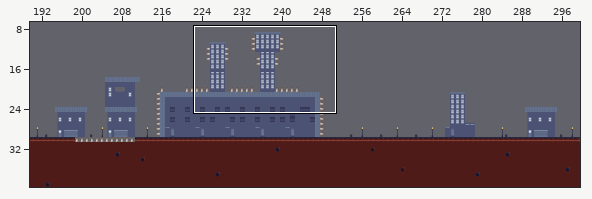
Tiled map, stored at Output/Assets/maps/Ciudad_3.tmx. The picture above shows the old version from afar; the outline marks the close-up.
Close-up. Before the commit:
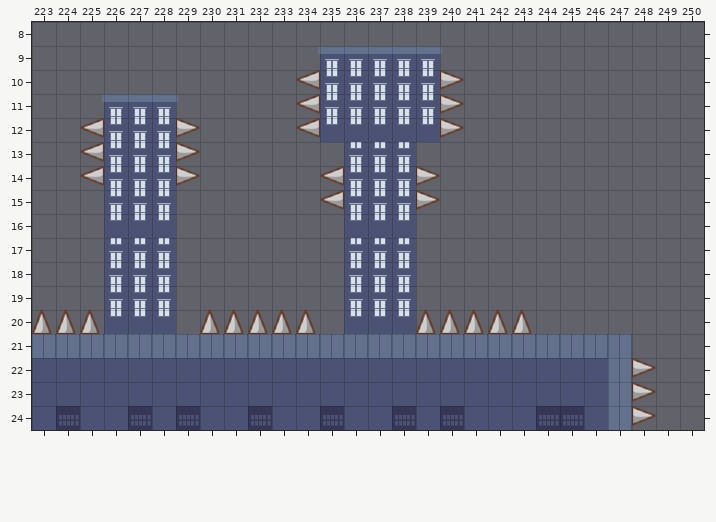
Cells are 32x32 px. Shown: x 223..250, y 8..24. The commit also changed other parts of the map, which this record leaves out.
Now the later version:
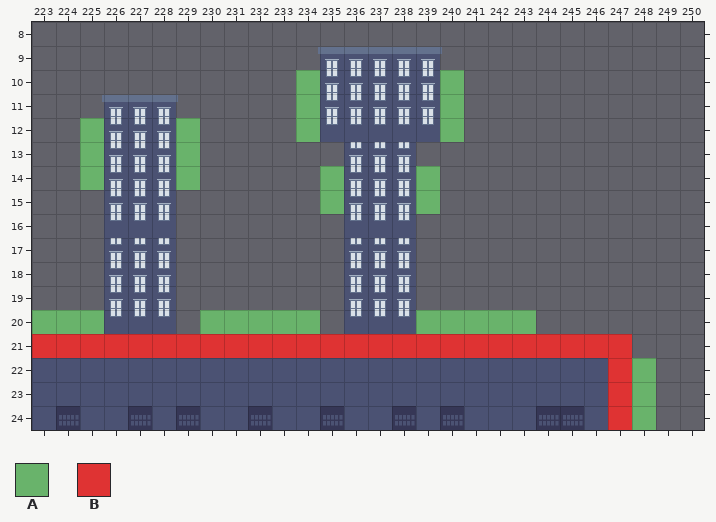
Key: from "CityTileSet": A 24, B 37.
_ is an empty cell.
Tiles of an added or newly shown layer are drawn over the layers below it.
Changes in this commit:
Layer "Collisions" (now shown):
y 21: x 223..247 _________________________ -> BBBBBBBBBBBBBBBBBBBBBBBBB
y 22..24: x 247 _ -> B
Layer "DeathCollisions" (now shown):
y 10..11: x 234 _ -> A; x 240 _ -> A
y 12: x 225 _ -> A; x 229 _ -> A; x 234 _ -> A; x 240 _ -> A
y 13: x 225 _ -> A; x 229 _ -> A
y 14: x 225 _ -> A; x 229 _ -> A; x 235 _ -> A; x 239 _ -> A
y 15: x 235 _ -> A; x 239 _ -> A
y 20: x 223..225 ___ -> AAA; x 230..234 _____ -> AAAAA; x 239..243 _____ -> AAAAA
y 22..24: x 248 _ -> A
Where, in picture pixels (left, top, right, bottom), the same in both close-ups:
added: (296, 70, 320, 142)
added: (440, 70, 464, 142)
added: (80, 118, 104, 190)
added: (176, 118, 200, 190)
added: (320, 166, 344, 214)
added: (416, 166, 440, 214)
added: (32, 310, 656, 430)
